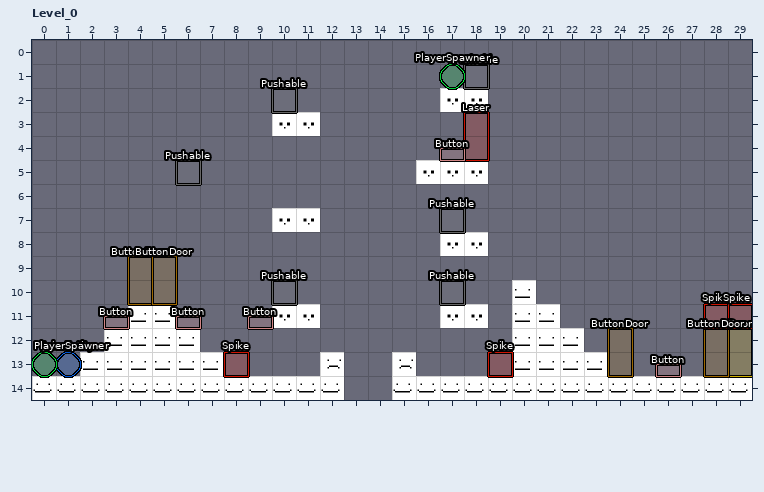
Two versions of a level (LDtk project, shared/maps.ldtk). Above, as it was before the edit.
Cells are 64x64 px. Shown: Level_0 x 0..29, y 0..14.
After:
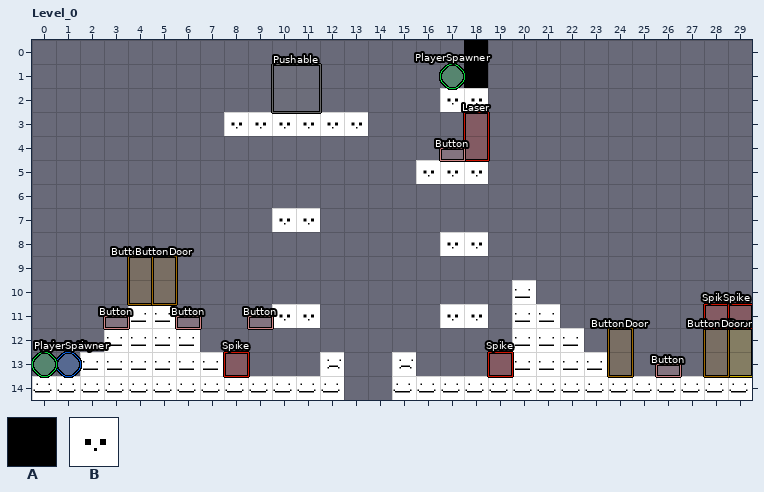
Key: from "IntGrid": A 1; from "PlaceholderSpritesheet": B 3.
_ is an empty cell.
Objects are placed by their top-left corner, in cells (3,4 is the top-left corner of cell 3,4); size is 1x1 cell unless given.
From old to new:
Layer "IntGrid":
y 0..1: x 18 _ -> A
Layer "Tiles":
y 3: x 8..9 __ -> BB; x 12..13 __ -> BB
Layer "Entities":
changed: "Pushable" rectangle at 18,1 -> "Pushable" rectangle at 10,1 size 2x2
removed: "Pushable" rectangle at 10,10
removed: "Pushable" rectangle at 17,10
removed: "Pushable" rectangle at 10,2
removed: "Pushable" rectangle at 6,5
removed: "Pushable" rectangle at 17,7
